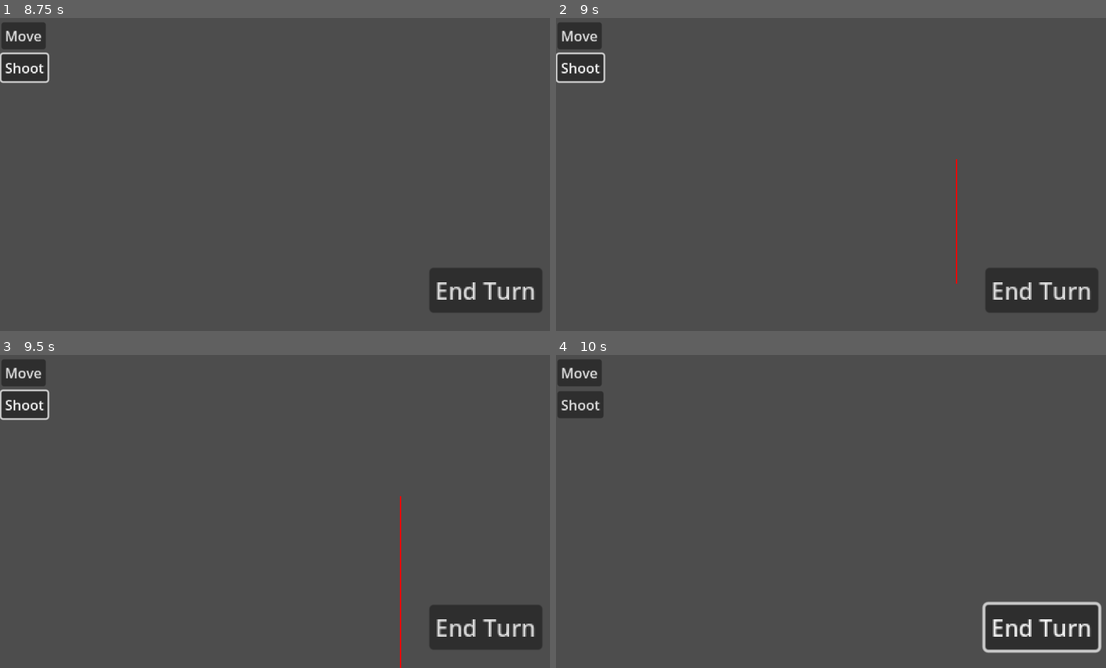
Above: before the commit, frames 1-4 (two rows, left to right).
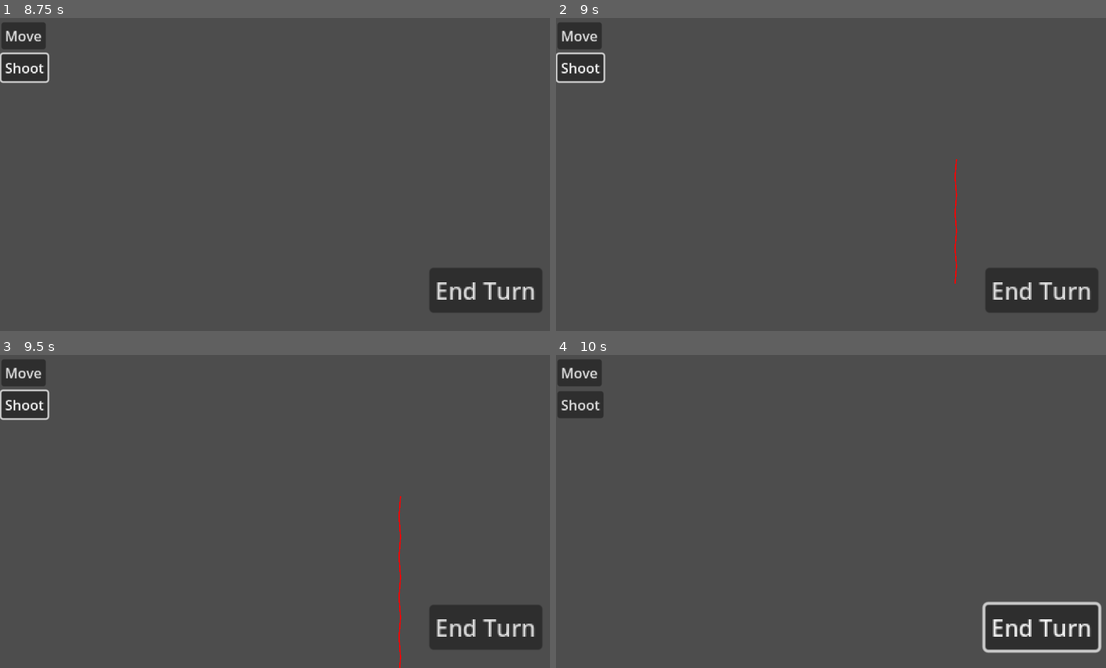
Above: after the commit, the same moments.

Repository: NeroDT67/Micojam14
Game: Godot game, scene res://test_sceane.tscn
The game is run twice, just before and just after one commit, with the same random seed, the same clock (stepped at 60 frames per second) and the same inputs. The project has no main scene, so this scene is started directly.
Inputs (mouse positions are in pixels of both pictures, inside the frame that each line leads up to):
- Up to frame 1 (8.75 s): click "End Turn" at 0.5 s; click "Move" at 1.25 s; click "Shoot" at 2 s; tap Enter (ui_accept) at 2.75, 3.02, 3.77, 5.27, 6.02, 6.5, 6.77, 7.25, 8.27 s; move the mouse to (401, 158) at 2.77 s; press the mouse at (401, 158) at 2.78 s; hold Right (ui_right) 2.78-4.28 s; move the mouse to (165, 190) at 3.52 s; release the mouse at (165, 190) at 3.53 s; click (165, 190) at 3.6 s; move the mouse to (335, 105) at 4.27 s; press the mouse at (335, 105) at 4.28 s; hold Left (ui_left) 4.28-5.03 s; move the mouse to (253, 237) at 5.02 s; release the mouse at (253, 237) at 5.03 s; hold Right (ui_right) 5.03-6.53 s; click (253, 237) at 5.1 s; move the mouse to (445, 221) at 5.77 s; press the mouse at (445, 221) at 5.78 s; move the mouse to (110, 127) at 6.52 s; release the mouse at (110, 127) at 6.53 s; hold Left (ui_left) 6.53-7.28 s; click (110, 127) at 6.6 s; move the mouse to (308, 174) at 7.27 s; press the mouse at (308, 174) at 7.28 s; hold Right (ui_right) 7.28-8.03 s; move the mouse to (192, 96) at 8.02 s; release the mouse at (192, 96) at 8.03 s; hold Left (ui_left) from 8.03 s (still down); click (192, 96) at 8.1 s
- Up to frame 2 (9 s): keep holding Left (ui_left); tap Enter (ui_accept) at 8.75 s; move the mouse to (957, 158) at 8.77 s; press the mouse at (957, 158) at 8.78 s
- Up to frame 3 (9.5 s): keep holding Left (ui_left); tap Enter (ui_accept) at 9.02 s
- Up to frame 4 (10 s): move the mouse to (721, 527) at 9.52 s; release Left (ui_left) at 9.53 s; release the mouse at (721, 527) at 9.53 s; hold Right (ui_right) from 9.53 s (still down); click (721, 527) at 9.6 s; tap Enter (ui_accept) at 9.77 s

Frame 1 is identical in both runs. In frame 2, 0.1% of the frame differs, in the area x 72-73%, y 45-85%; in frame 3, 0.2%, in the area x 72-73%, y 45-100%; in frame 4, nothing differs.
Error in both runs: Out of bounds get index '0' (on base: 'Array[Line2D]') (res://Characters/Lines.gd:31)

Commit message:
Shooting is working and done

Diff:
--- a/Characters/Lines.gd
+++ b/Characters/Lines.gd
@@ -78,7 +78,7 @@
 	ShootingAngle.fill(Vector2.ZERO)
 
 	for i in ShootingLineArray.size():
-		ShootingPos[i] = global_position + (ShootingLineArray[i].points[0])
+		ShootingPos[i] = global_position + (ShootingLineArray[i].points[0] * 2)
 		ShootingAngle[i] = (ShootingLineArray[i].points[ShootingLineArray[i].points.size() - 1] - ShootingLineArray[i].points[0]).normalized()
 
 	emit_signal("ShootDataSignal", ShootingPos, ShootingAngle)
--- a/Characters/punk.gd
+++ b/Characters/punk.gd
@@ -50,7 +50,7 @@
 		#print(targetPosition.x)
 		#print(targetPosition.y)
 
-		if (position.x - targetPosition.x) < 5 and (position.x - targetPosition.x) > -5:
+		if position.distance_to(targetPosition) < 10:
 			MoveLineIndex += 1
 			calcutateTargetPosition()
 
@@ -63,7 +63,7 @@
 
 	for i in range(ShootingPos.size()):
 
-		if ShootingPos[i].distance_to(position) < 5:
+		if ShootingPos[i].distance_to(position) < 10:
 			Shoot(ShootingPos[i], ShootingAngle[i])
 			ShootingPos.remove_at(i)
 			ShootingAngle.remove_at(i)
@@ -130,5 +130,5 @@
 
 func Shoot(pos : Vector2, angle : Vector2):
 	var b = bullet.instantiate()
-	b.start(pos + angle*10, angle)
+	b.start(pos + angle*50, angle)
 	get_tree().root.add_child(b)
--- a/Characters/punk.tscn
+++ b/Characters/punk.tscn
@@ -19,7 +19,7 @@
 [node name="AnimatedSprite2D" type="AnimatedSprite2D" parent="."]
 sprite_frames = ExtResource("1_43nld")
 animation = &"Idle"
-frame_progress = 0.336396
+frame_progress = 0.170725
 
 [node name="Lines" type="Node2D" parent="."]
 script = ExtResource("3_y1yqh")
